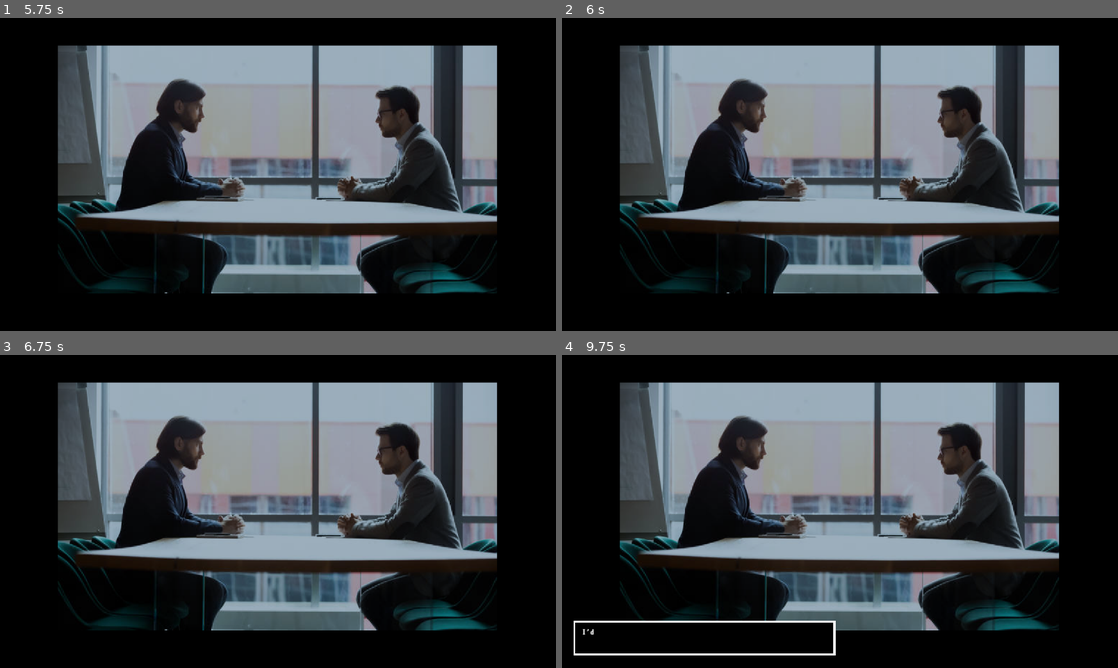
Above: before the commit, frames 1-4 (two rows, left to right).
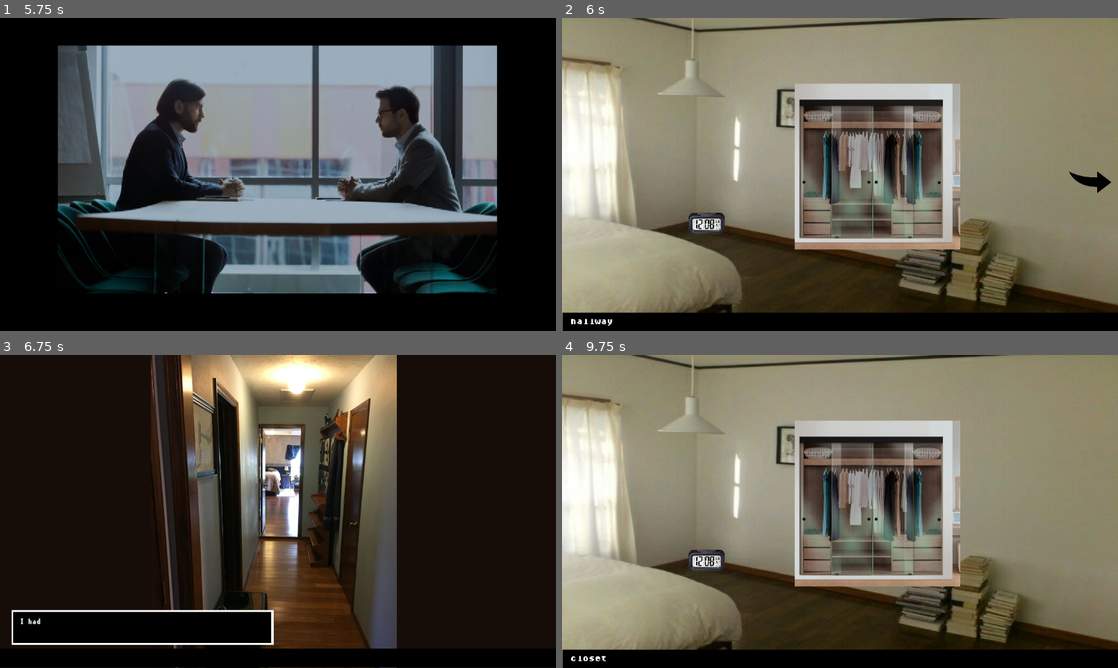
Above: after the commit, the same moments.

Repository: KURUKURURU/SBH
Game: Godot game, scene res://scenes/start_menu.tscn
Two runs of this game, one before a commit and one after it. Both use one fixed random seed, a clock stepped at 60 frames per second and the inputs below. The engine's default icon, where the game draws it, is replaced by a stand-in: a white triangle on a blue panel in a dark square. Sound files missing from this copy of the repository are replaced by a short silence.
Inputs (mouse positions are in pixels of both pictures, inside the frame that each line leads up to):
- Up to frame 1 (5.75 s): click (283, 268) at 0.5 s; click (239, 208) at 1.25 s; tap Enter at 2, 3.5, 5 s; move the mouse to (400, 158) at 2.02 s; hold D (right) 2.03-2.78 s; click (400, 158) at 2.1 s; tap Space (space) at 2.75, 4.25, 4.35 s; move the mouse to (166, 190) at 2.77 s; hold S (down) 2.78-3.53 s; tap E (interact) at 2.85 s; move the mouse to (333, 105) at 3.52 s; hold D (right) 3.53-4.28 s; hold Shift (shift) 3.53-4.28 s; move the mouse to (250, 237) at 4.27 s; hold W (up) 4.28-5.03 s; move the mouse to (444, 221) at 5.02 s; hold A (left) from 5.03 s (still down); tap Alt at 5.1 s
- Up to frame 2 (6 s): release A (left) at 5.75 s; click (1073, 174) at 5.77 s
- Up to frame 3 (6.75 s): click (528, 517) at 6.52 s
- Up to frame 4 (9.75 s): click (600, 517) at 7.27 s; click (706, 561) at 8.02 s; tap Space (space) at 8.75 s; move the mouse to (673, 464) at 8.77 s; hold A (left) 8.78-9.53 s; click (673, 464) at 8.85 s; move the mouse to (867, 511) at 9.52 s; hold S (down) from 9.53 s (still down); tap E (interact) at 9.6 s

Frame 1 is identical in both runs. In frame 2, 91% of the frame differs, in the area x 0-100%, y 0-100%; in frame 3, 55%; in frame 4, 92%.

Commit message:
added stuff

Diff:
--- a/project.godot
+++ b/project.godot
@@ -70,3 +70,8 @@
 "events": [Object(InputEventMouseButton,"resource_local_to_scene":false,"resource_name":"","device":-1,"window_id":0,"a …(253 unchanged characters)…
 ]
 }
+
+[rendering]
+
+textures/vram_compression/import_s3tc_bptc=true
+textures/vram_compression/import_etc2_astc=true
--- a/scenes/hall.tscn
+++ b/scenes/hall.tscn
@@ -60,6 +60,10 @@
 scale = Vector2(0.11761598, 0.9260966)
 texture_hover = ExtResource("3_jeex6")
 
+[node name="FamilyRoom" type="TextureButton" parent="."]
+offset_right = 40.0
+offset_bottom = 40.0
+
 [connection signal="mouse_entered" from="Right" to="." method="_on_right_mouse_entered"]
 [connection signal="mouse_exited" from="Right" to="." method="_on_right_mouse_exited"]
 [connection signal="pressed" from="Right" to="." method="_on_right_pressed"]
--- a/scenes/test.gd
+++ b/scenes/test.gd
@@ -324,3 +324,7 @@
 		await get_tree().process_frame
 		if Input.is_action_just_pressed("click"): # default Space/Enter
 			break
+
+
+func _on_right_pressed() -> void:
+	get_tree().change_scene_to_file("uid://csja4fq7an5o5")
--- a/scenes/test.tscn
+++ b/scenes/test.tscn
@@ -1,6 +1,7 @@
-[gd_scene load_steps=21 format=3 uid="uid://dyiqdpj7qm6xo"]
+[gd_scene load_steps=22 format=3 uid="uid://dyiqdpj7qm6xo"]
 
 [ext_resource type="Script" uid="uid://b1y20vt5trl6w" path="res://scenes/test.gd" id="1_j5jx5"]
+[ext_resource type="Texture2D" uid="uid://d0wkxlmofccmu" path="res://ph/istockphoto-2151265136-612x612-removebg-preview.png" id="2_ajshl"]
 [ext_resource type="PackedScene" uid="uid://chr2f3auxy2bq" path="res://scenes/emote_window.tscn" id="2_bl13t"]
 [ext_resource type="Texture2D" uid="uid://cgi4ewfgtu8m4" path="res://images/placeholders/twoshot_placeholder.jpg" id="2_jcd4p"]
 [ext_resource type="PackedScene" uid="uid://slgt01hj3j7o" path="res://scenes/text_default_window.tscn" id="3_iyx0m"]
@@ -209,3 +210,16 @@
 position = Vector2(182, 582)
 stream = ExtResource("10_yk7ts")
 volume_db = -12.116
+
+[node name="Right" type="TextureButton" parent="."]
+offset_left = 1001.99994
+offset_top = 48.0
+offset_right = 1502.0
+offset_bottom = 2569.2722
+scale = Vector2(0.22131681, 0.22131681)
+texture_hover = ExtResource("2_ajshl")
+ignore_texture_size = true
+stretch_mode = 5
+flip_h = true
+
+[connection signal="pressed" from="Right" to="." method="_on_right_pressed"]
Not shown, added: export_presets.cfg
Not shown, changed: ph/.DS_Store
